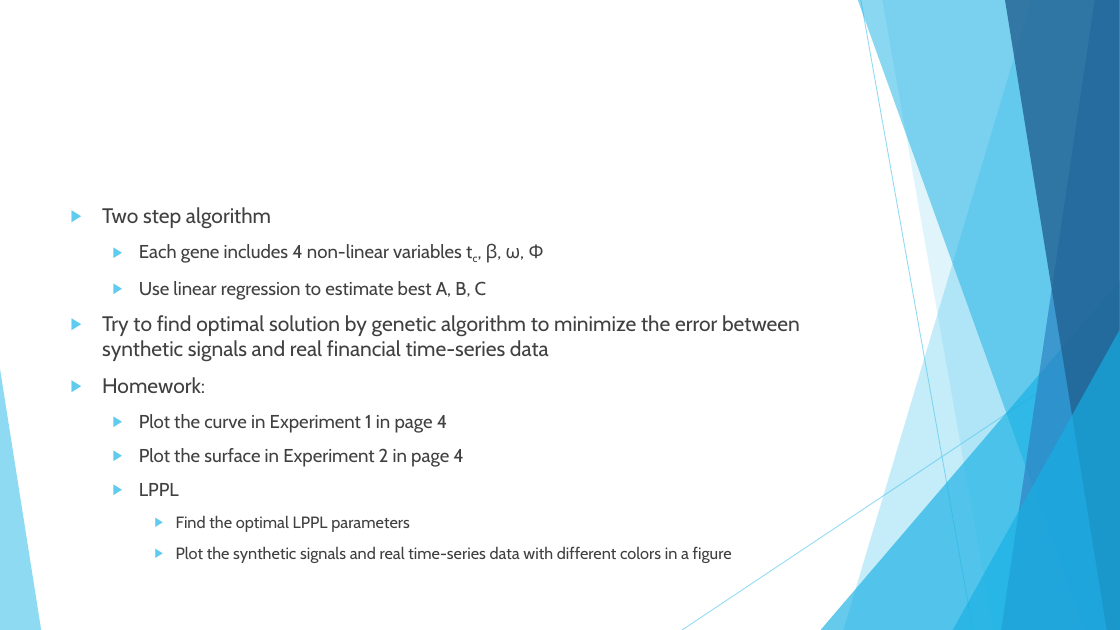
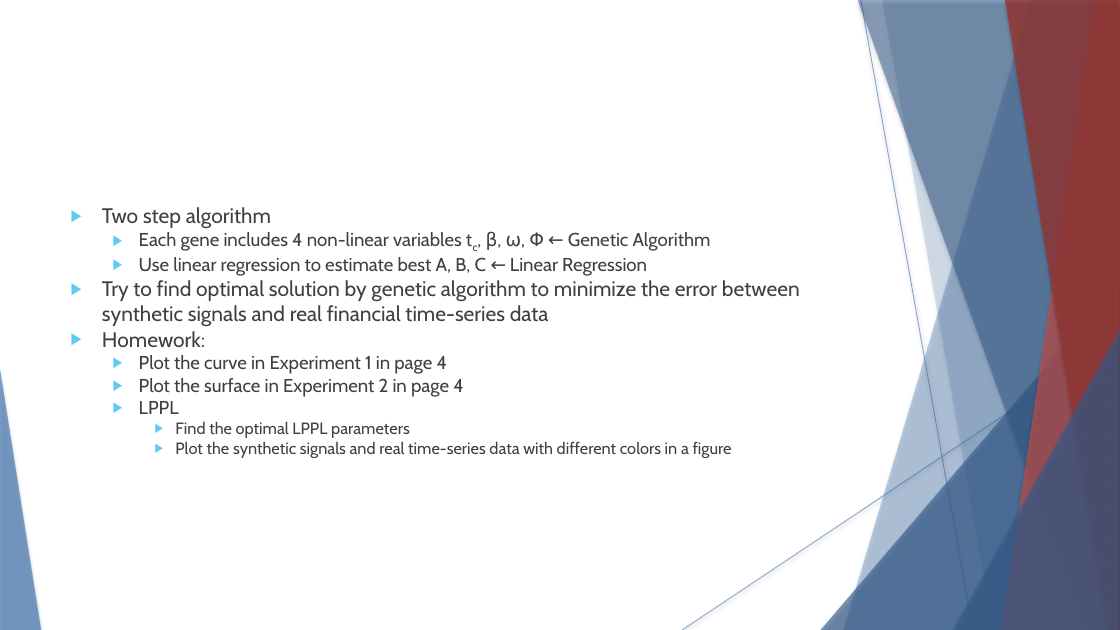
Before and after one commit to SitiBanc/1061_NCTU_IOMDS, a slide deck: slide 12 of 1115/Course Material/20171115智慧型.pptx. Drawn at 1120x630 pixels with LibreOffice and Linux fonts; fonts in the diff are those of the drawing. Boxes give left, top, right and bottom in pixels: in the first picture for what was removed or moved away, otherwise in the second. Text is boxed around its words. In the diff, an @@ line names an element or a change of style, - is before the commit and + after.

```diff
--- a/1115/Course Material/20171115智慧型.pptx
+++ b/1115/Course Material/20171115智慧型.pptx
@@ freeform shape at (x1=844, y1=0, x2=1120, y2=630): fill #5FCBEF at 36% opacity to #4F81BD at 36% opacity; shadow on @@
@@ freeform shape at (x1=858, y1=0, x2=1120, y2=630): fill #17B0E4 at 50% opacity to #376092 at 50% opacity; shadow on @@
@@ line (861, 0) - (973, 630): stroke #5FCBEF 0.75 pt to #4F81BD 0.74 pt @@
@@ freeform shape at (x1=882, y1=0, x2=1120, y2=630): fill #5FCBEF at 20% opacity to #4F81BD at 20% opacity; shadow on; outline redrawn @@
@@ freeform shape at (x1=1002, y1=0, x2=1120, y2=630): fill #2E83C3 at 70% opacity to #C0504D at 70% opacity; shadow on @@
@@ freeform shape at (x1=1005, y1=0, x2=1120, y2=630): fill #226292 at 80% opacity to #953735 at 80% opacity; shadow on @@
@@ text at (x1=102, y1=207, x2=800, y2=458): indent changed; less space between paragraphs @@
@@ text at (x1=139, y1=231, x2=711, y2=276): text changed @@
-  ▶ Each gene includes 4 non-linear variables tc, β, ω, Φ
-  ▶ Use linear regression to estimate best A, B, C
+  ▶ Each gene includes 4 non-linear variables tc, β, ω, Φ ← Genetic Algorithm
+  ▶ Use linear regression to estimate best A, B, C ← Linear Regression
@@ triangle at (x1=821, y1=280, x2=1120, y2=630): fill #17B0E4 at 66% opacity to #376092 at 66% opacity; shadow on @@
@@ line (1120, 339) - (682, 630): stroke #5FCBEF 0.75 pt to #4F81BD 0.74 pt @@
@@ triangle at (x1=953, y1=330, x2=1120, y2=630): fill #17B0E4 at 66% opacity to #376092 at 66% opacity; shadow on @@
@@ triangle at (x1=0, y1=369, x2=41, y2=630): fill #5FCBEF at 70% opacity to #4F81BD at 70% opacity; shadow on @@
```
Also in this commit, not shown: 11 other slides changed, 2 other files.
